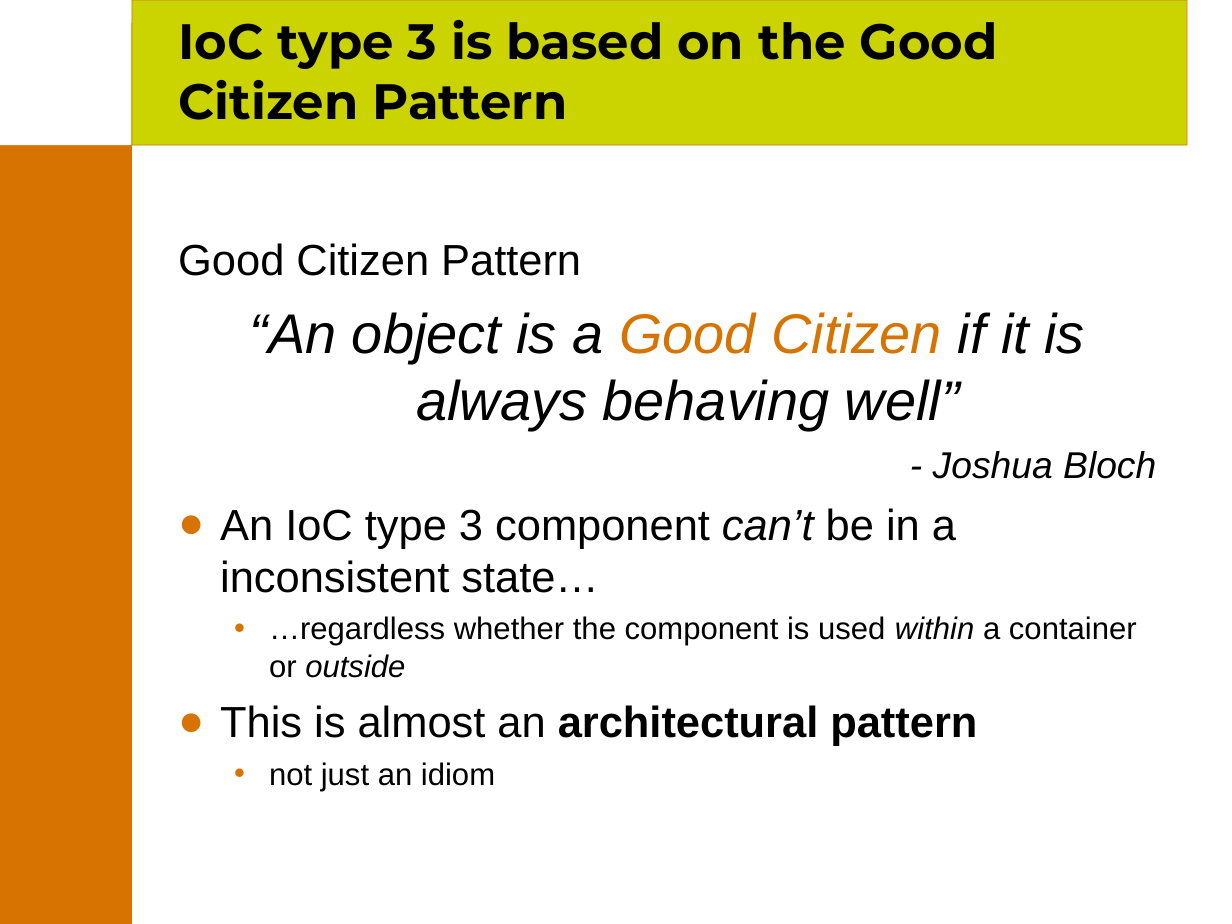
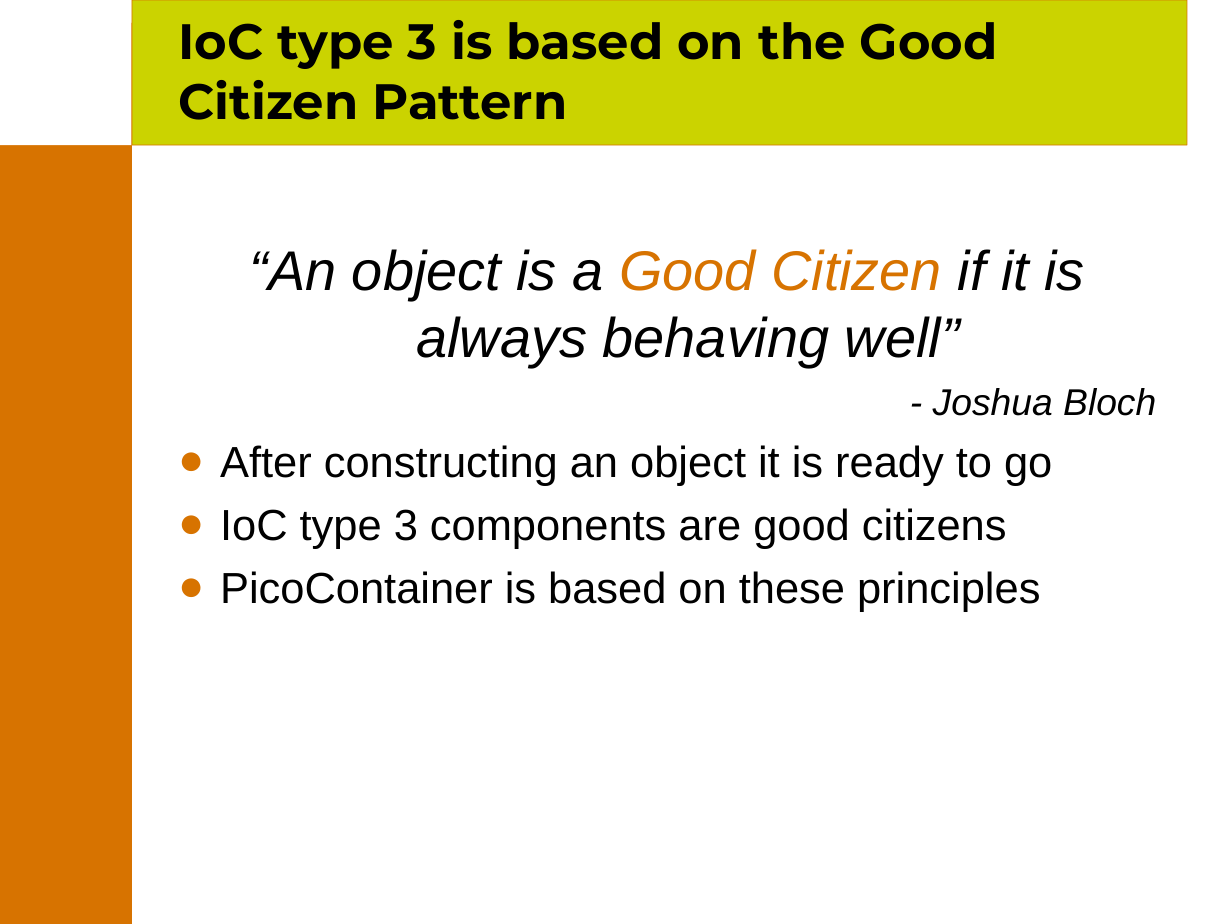
Before and after one commit to joehni/PicoContainer1-CVS, a slide deck: slide 17 of site/presentations/PicoContainer.ppt (slide 34 before the commit). Drawn at 1232x924 pixels with LibreOffice and Linux fonts; fonts in the diff are those of the drawing; background and template pictures are left out. Boxes give left, top, right and bottom in pixels: in the first picture for what was removed or moved away, otherwise in the second. Text is boxed around its words. In the diff, an @@ line names an element or a change of style, - is before the commit and + after.

```diff
--- a/site/presentations/PicoContainer.ppt
+++ b/site/presentations/PicoContainer.ppt
@@ text at [178,243,581,276]: paragraph removed @@
-Good Citizen Pattern
@@ text at [220,445,1052,612]: text changed @@
-● An IoC type 3 component can’t be in a inconsistent state…
-  • …regardless whether the component is used within a container or outside
-● This is almost an architectural pattern
-  • not just an idiom
+● After constructing an object it is ready to go
+● IoC type 3 components are good citizens
+● PicoContainer is based on these principles
```
Also in this commit, not shown: 14 other slides changed, 1 slide added, 3 slides removed.
